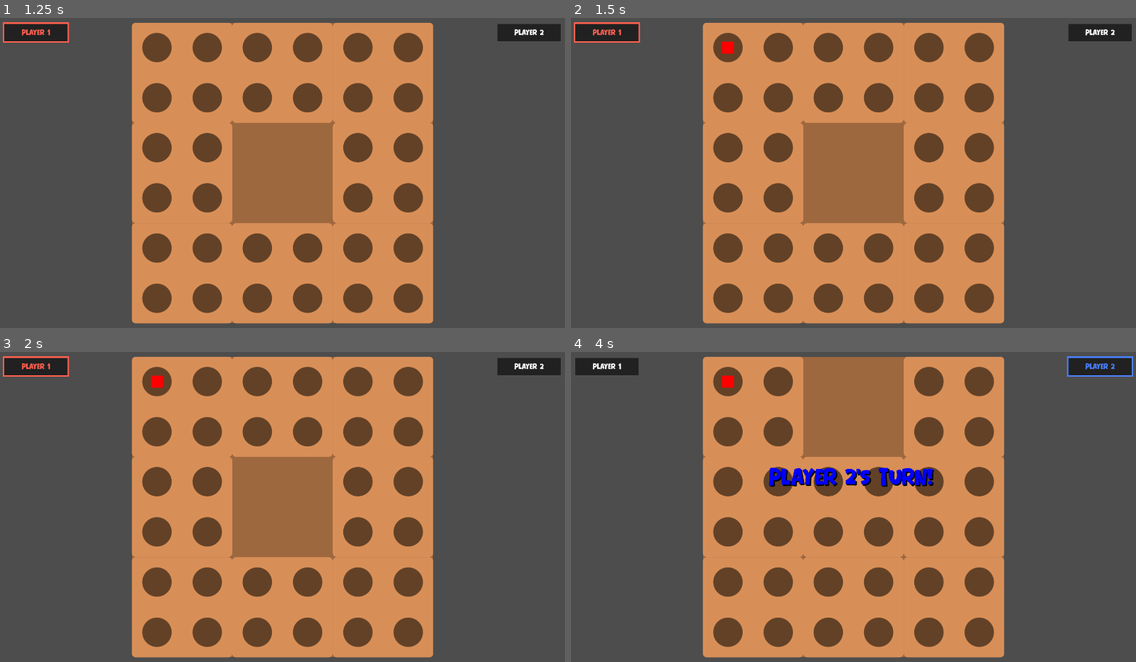
Above: before the commit, frames 1-4 (two rows, left to right).
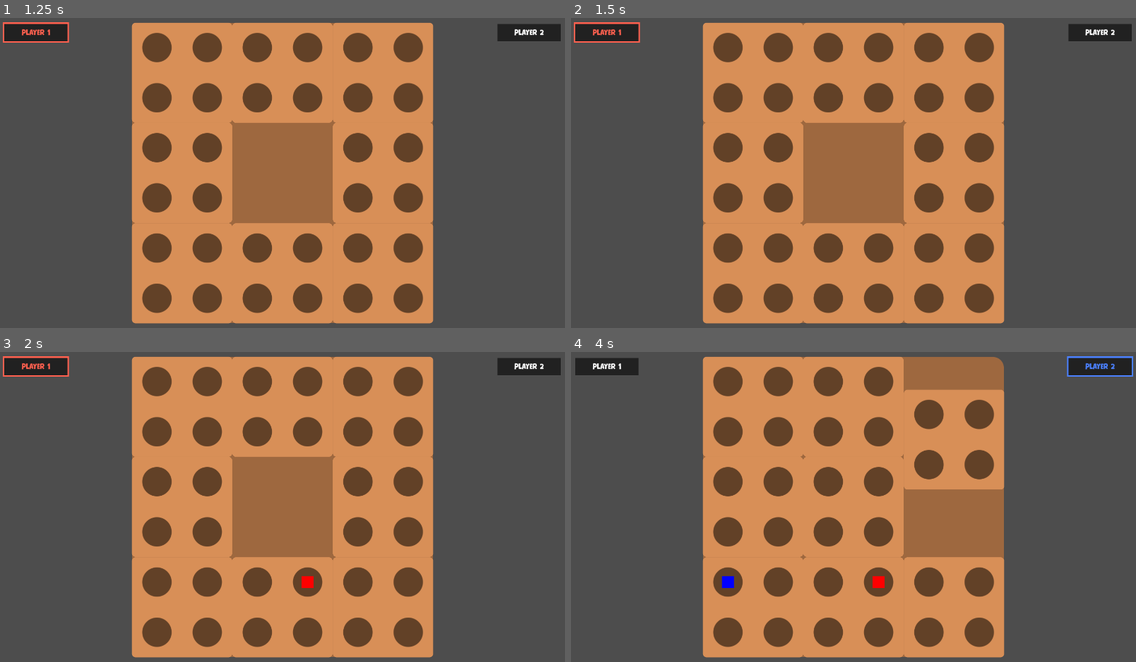
Above: after the commit, the same moments.

Repository: morfyy/4square
Game: Godot game, scene res://scenes/menu.tscn
Two runs of this game, one before a commit and one after it. Both use one fixed random seed, a clock stepped at 60 frames per second and the inputs below.
Inputs (mouse positions are in pixels of both pictures, inside the frame that each line leads up to):
- Up to frame 1 (1.25 s): click "Start Game" at 0.5 s
- Up to frame 2 (1.5 s): click (729, 49) at 1.27 s
- Up to frame 3 (2 s): no input
- Up to frame 4 (4 s): click (751, 407) at 2 s; click (853, 407) at 2.77 s; click (780, 383) at 3.52 s

Frame 1 is identical in both runs. In frame 2, less than 0.1% of the frame differs, in the area x 26-29%, y 7-12%; in frame 3, 0.2%; in frame 4, 15%, in the area x 26-77%, y 1-77%.

Commit message:
refactor: make separate start_game() function

Diff:
--- a/scenes/game.gd
+++ b/scenes/game.gd
@@ -10,6 +10,8 @@
 var turns_count:int = 0
 
 @onready var players:Node = $players
+@onready var p1:Player = $players/Player1
+@onready var p2:Player = $players/Player2
 var active_player:int = 0
 
 @onready var icons:Array = [$player1/PlayerIcon, $player2/PlayerIcon]
@@ -32,28 +34,29 @@
 func create(tilegrid_size:Vector2i, empties:Array[Vector2i], p1name:String, p1type:Player.Type, p2name:String, p2type:Player.Type) -> void:
 	board.generate(tilegrid_size, empties)
 
-	var p1:Player = player_pck.instantiate()
-	var p2:Player = player_pck.instantiate()
 	p1.username = p1name
 	p2.username = p2name
 	p1.type = p1type
 	p2.type = p2type
 	p1.id = 0
 	p2.id = 1
+	p1.board = board
+	p2.board = board
 	icons[0].set_label(p1name)
 	icons[1].set_label(p2name)
-	p1.board = board
-	p2.board = board
-
-	p1.turn_started()
 	icons[0].activate()
 
-	players.add_child(p1)
-	players.add_child(p2)
 	p1.connect("marble_submitted", marble_submitted)
 	p2.connect("marble_submitted", marble_submitted)
 	p1.connect("slide_submitted", slide_submitted)
 	p2.connect("slide_submitted", slide_submitted)
+
+	start_game()
+
+func start_game() -> void:
+	p1.turn_started()
+	p1.game_started()
+	p2.game_started()
 
 
 func local_marble_submitted(gridpos:Vector2i) -> void:
@@ -115,9 +118,9 @@
 		minimenu.label.text = "RED WON !"
 	else:
 		minimenu.label.text = "BLUE WON !"
-	minimenu.btn1.text = "BACK TO MENU"
-	minimenu.btn2.text = "PLAY AGAIN"
 	minimenu.pop()
+	p1.game_ended(game_draw, winner)
+	p2.game_ended(game_draw, winner)
 
 
 
@@ -128,6 +131,7 @@
 
 func restart_game() -> void:
 	board.reset()
+	start_game()
 	get_tree().paused = false
 	minimenu.unpop()
 	turns_count = 0
--- a/scenes/game.tscn
+++ b/scenes/game.tscn
@@ -1,10 +1,11 @@
-[gd_scene load_steps=13 format=3 uid="uid://b6ksn1iad1qij"]
+[gd_scene load_steps=14 format=3 uid="uid://b6ksn1iad1qij"]
 
 [ext_resource type="Script" uid="uid://55nqiebafw32" path="res://scenes/game.gd" id="1_uwrxv"]
 [ext_resource type="Script" uid="uid://c478wosx0cfy3" path="res://scenes/board.gd" id="2_lnu2h"]
 [ext_resource type="Script" uid="uid://d38n3go2r0oya" path="res://custom_nodes/mobile_control.gd" id="2_yqjtg"]
 [ext_resource type="Texture2D" uid="uid://b7gdkmb15vvwm" path="res://assets/npatch.png" id="3_lbhrr"]
 [ext_resource type="FontFile" uid="uid://bh5bwya71s3eh" path="res://fonts/Bear Days.ttf" id="5_iywne"]
+[ext_resource type="Script" uid="uid://dxlwkh5apek21" path="res://scenes/player.gd" id="6_gee14"]
 [ext_resource type="PackedScene" uid="uid://bg8datoo3ujc3" path="res://scenes/player_icon.tscn" id="6_p57ef"]
 [ext_resource type="PackedScene" uid="uid://vrqvy3xgj507" path="res://scenes/minimenu.tscn" id="7_u5sy4"]
 
@@ -169,6 +170,15 @@
 
 [node name="players" type="Node" parent="."]
 
+[node name="Player1" type="Node" parent="players"]
+script = ExtResource("6_gee14")
+metadata/_custom_type_script = "uid://dxlwkh5apek21"
+
+[node name="Player2" type="Node" parent="players"]
+script = ExtResource("6_gee14")
+id = 1
+metadata/_custom_type_script = "uid://dxlwkh5apek21"
+
 [node name="player1" type="Control" parent="."]
 layout_mode = 1
 anchors_preset = 0
@@ -196,3 +206,5 @@
 
 [node name="minimenu" parent="." instance=ExtResource("7_u5sy4")]
 layout_mode = 1
+btn1_text = "Back To Menu"
+btn2_text = "Play Again"
--- a/scenes/menu.gd
+++ b/scenes/menu.gd
@@ -3,6 +3,9 @@
 
 var game_pck:PackedScene = preload("res://scenes/game.tscn")
 
+
+func _ready() -> void:
+	pass
 
 
 func _on_start_pressed() -> void:
@@ -10,7 +13,7 @@
 	get_tree().root.add_child(new_game)
 	new_game.create(
 		Vector2i(3,3), [Vector2i(1,1)],
-		"Player 1", Player.Type.LOCAL,
+		"Player 1", Player.Type.CPU,
 		"Player 2", Player.Type.CPU
 		)
 	hide()
--- a/scenes/minimenu.gd
+++ b/scenes/minimenu.gd
@@ -6,8 +6,12 @@
 @onready var btn2:Button = $btn2
 @onready var label:Label = $Label
 
+@export var btn1_text:String = ""
+@export var btn2_text:String = ""
 
 func _ready() -> void:
+	btn1.text = btn1_text
+	btn2.text = btn2_text
 
 	visible = false
 	panel.modulate.a = 0.0
--- /dev/null
+++ b/scenes/mymath.gd
@@ -0,0 +1,8 @@
+extends Node
+class_name MyMath
+
+static func manhattan_dist(a:Array[int], b:Array[int]) -> int:
+	var out:int = 0
+	for i in range(0, min(a.size(),b.size())):
+		out += abs(a[i]-b[i])
+	return out
--- a/scenes/player.gd
+++ b/scenes/player.gd
@@ -7,37 +7,76 @@
 	REMOTE # no implementation
 }
 
-var id:int = 0 # basically index, game.gd needs to make sure it always is
-var username:String = "Player"
-var type:Type = Type.LOCAL
-var is_active:bool = false
+@export var id:int = 0 # basically index, game.gd needs to make sure it always is
+@export var username:String = "Player"
+@export var type:Type = Type.LOCAL
+@export var is_active:bool = false
 
 signal marble_submitted(by_player:int,gridpos:Vector2i)
 signal slide_submitted(by_player:int,tilepos:Vector2i,dir:Vector2i)
 
 var board:Board = null
 
+
+
+func game_started() -> void:
+	pass
+
+
+func game_ended(_draw:bool, _winner:Board.Winner) -> void:
+	pass
+
+
+
 func turn_ended() -> void:
 	is_active = false
 
 func turn_started() -> void:
 	is_active = true
+
 	if not type == Type.CPU:
 		return
+
 
 	var timer:SceneTreeTimer = get_tree().create_timer(1.0)
 	timer.timeout.connect(cpu_marble)
 
+
 func cpu_marble() -> void:
 	if board.state != Board.State.AWAITING_MARBLE:
 		return
+
 	marble_submitted.emit(id, board.get_empty_holepos().pick_random())
+
 	var timer:SceneTreeTimer = get_tree().create_timer(0.5)
 	timer.timeout.connect(cpu_slide)
+
 
 func cpu_slide() -> void:
 	if board.state != Board.State.AWAITING_SLIDE:
 		return
+
 	var movable_tiles:Array[Tile] = board.get_movable_tiles()
-	var pick:int = randi_range(0,movable_tiles.size()-1)
-	slide_submitted.emit(id, movable_tiles[pick].tilepos, movable_tiles[pick].get_movable_dir())
+
+	var rand:int = randi_range(0,movable_tiles.size()-1)
+	slide_submitted.emit(id, movable_tiles[rand].tilepos, movable_tiles[rand].get_movable_dir())
+
+
+
+
+
+func zipped_board() -> Array[int]:
+	# assign every tile state a unique number from 0 to 82
+	var out:Array[int] = []
+	for y in range(0,board.tilegrid_size.y):
+		for x in range(0,board.tilegrid_size.x):
+			if board.pseudo_board[2*y][2*x] == -2:
+				out.append(0)
+				continue
+			var tertiary:int = 0
+			tertiary += (board.pseudo_board[2*y][2*x]+1)
+			tertiary += (board.pseudo_board[2*y][2*x+1]+1)*3
+			tertiary += (board.pseudo_board[2*y+1][2*x]+1)*9
+			tertiary += (board.pseudo_board[2*y+1][2*x+1]+1)*27
+			out.append(tertiary+100) # +100 so empty position matters a lot
+	return out
Not shown, added: scenes/mymath.gd.uid
